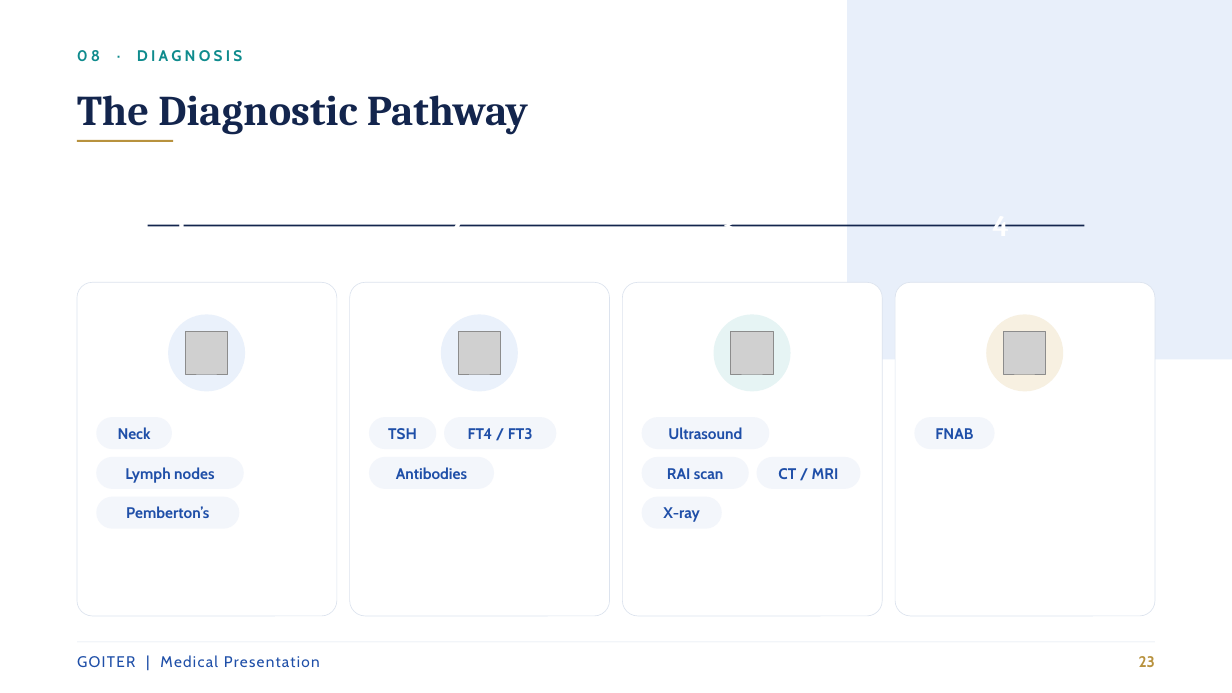
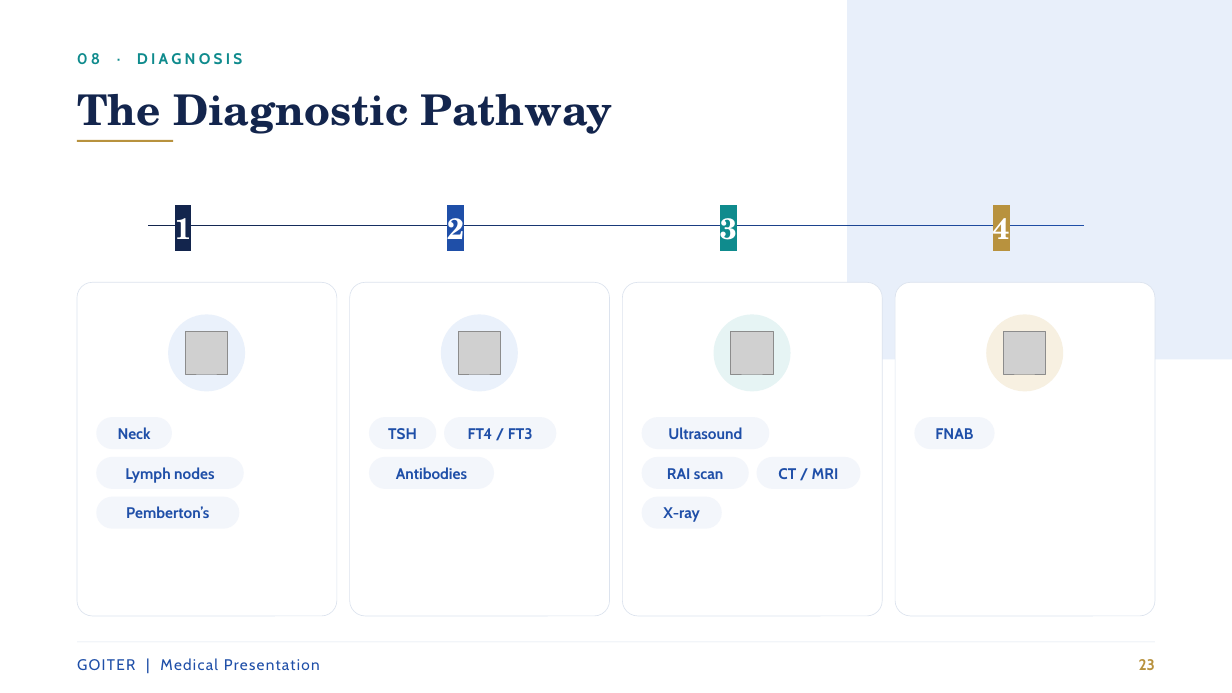
Before and after one commit to amrkarm548-ops/DSLIDES, a slide deck: slide 23 of Goiter_Presentation.pptx. Drawn at 1232x693 pixels with LibreOffice and Linux fonts; fonts in the diff are those of the drawing; grey boxes stand for pictures. Boxes give left, top, right and bottom in pixels: in the first picture for what was removed or moved away, otherwise in the second. Text is boxed around its words. In the diff, an @@ line names an element or a change of style, - is before the commit and + after.

Commit message:
Quality pass: Windows-native fonts (Georgia/Segoe UI), real gradient fills, run highlights, pill separators, light table borders

```diff
--- a/Goiter_Presentation.pptx
+++ b/Goiter_Presentation.pptx
@@ text "The Diagnostic Pathway" at [77, 94, 613, 134]: font Cambria to TeX Gyre Schola @@
@@ text "1" at [175, 209, 192, 250]: font Cambria to TeX Gyre Schola, highlight none to #13254D; line spacing 1 to 1.18 @@
@@ text "2" at [447, 218, 464, 239]: font Cambria to TeX Gyre Schola, highlight none to #1F4FA8; line spacing 1 to 1.18 @@
@@ text "3" at [720, 218, 737, 240]: font Cambria to TeX Gyre Schola, highlight none to #0F8B8D; line spacing 1 to 1.18 @@
@@ text "4" at [993, 218, 1010, 239]: font Cambria to TeX Gyre Schola, highlight none to #B8923E; line spacing 1 to 1.18 @@
@@ rectangle at [148, 225, 1085, 226]: fill #13254D to gradient #13254D to #1F4FA8 @@
@@ line spacing 1 to 1.18 in 3 elements at [77, 53, 242, 65], [77, 658, 320, 670], [1139, 659, 1155, 670] @@
```
Also in this commit, not shown: 40 other slides changed.
